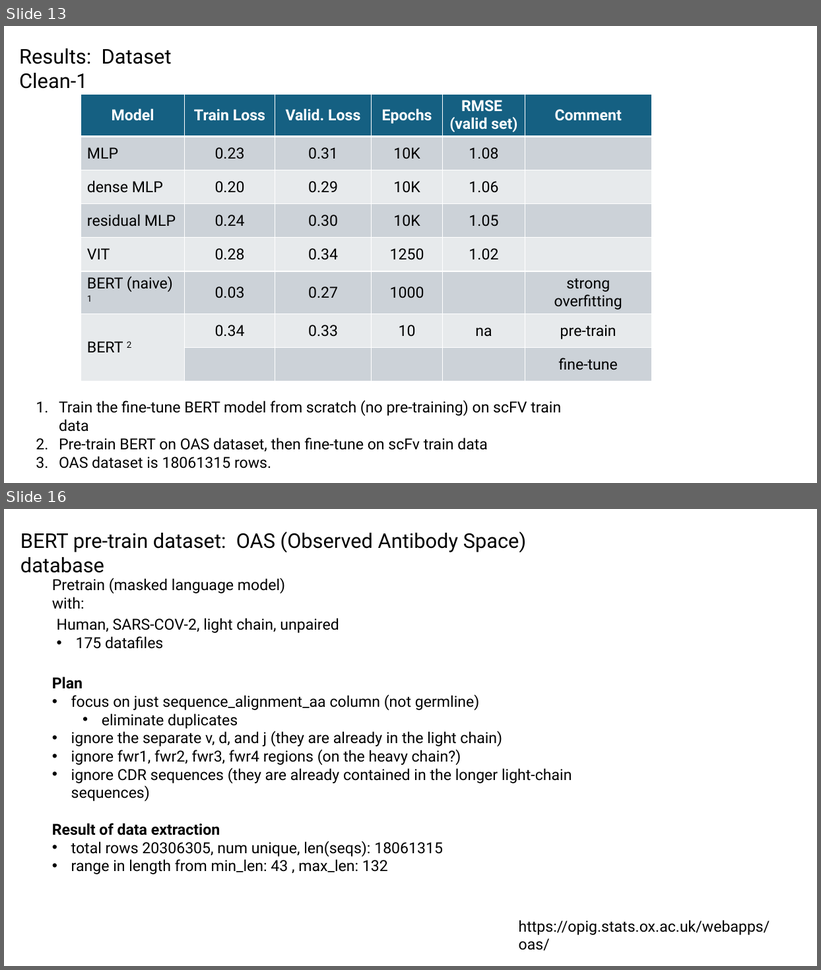
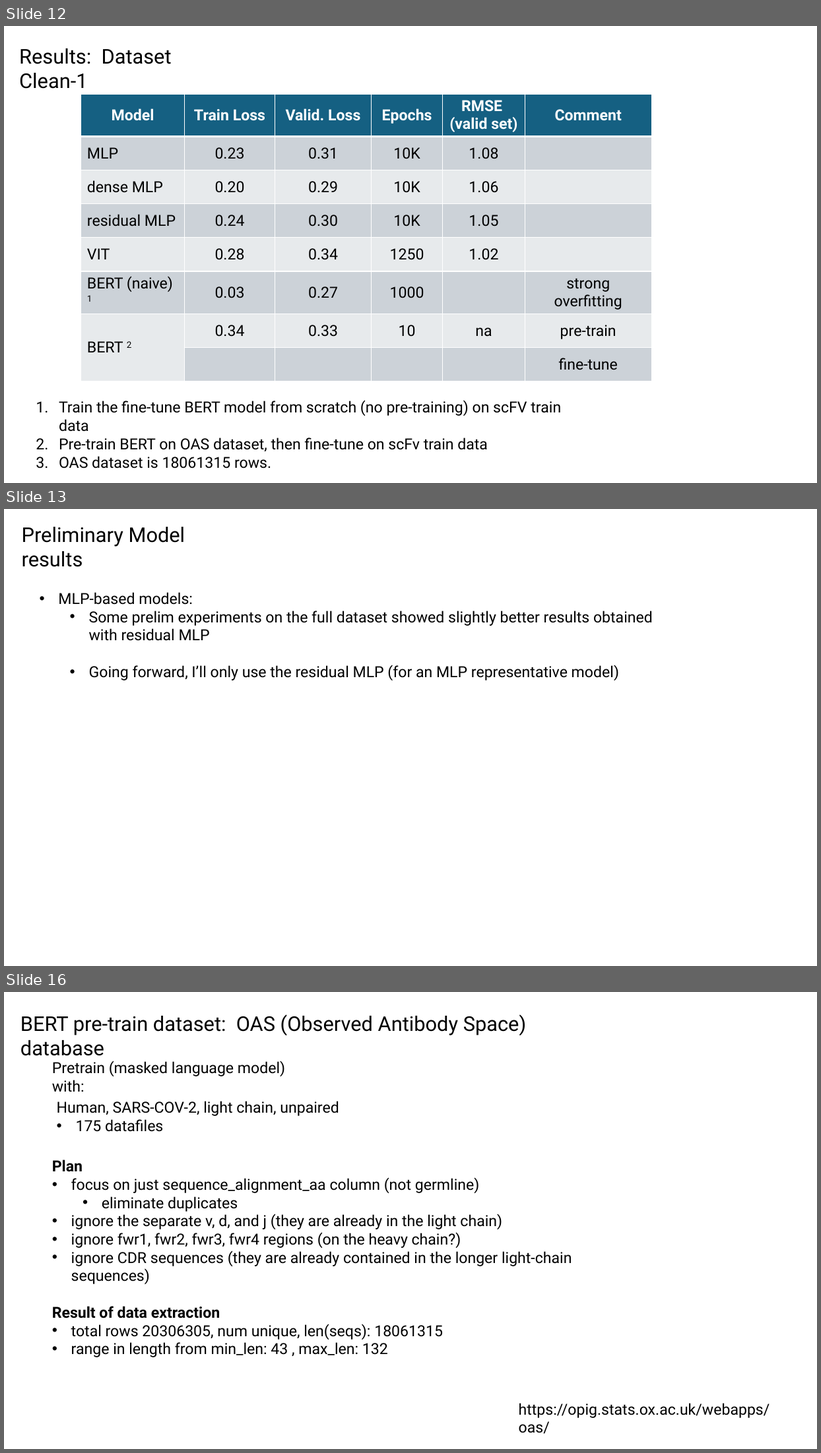
Before and after one commit to planaria158/BERT-antibody-antigen-binding-energy, a slide deck: Homework-aAlphaBio.pptx. Shown one above the other, each under a label of ours: slides 13 and 16 before the commit, slides 12, 13 and 16 after it; the slides between them are not shown. The pictures are 821x970 and 821x1453 pixels, drawn with LibreOffice and Linux fonts; fonts in the diff are those of the drawing. Boxes give left, top, right and bottom in pixels: in the first picture for what was removed or moved away, otherwise in the second. Text is boxed around its words. In the diff, an @@ line names an element or a change of style, - is before the commit and + after.

```diff
--- a/Homework-aAlphaBio.pptx
+++ b/Homework-aAlphaBio.pptx
@@ slide 13 added at box(4, 509, 817, 966), background #FFFFFF @@
@@ text added at box(22, 527, 186, 567), 24 pt, text #000000 @@
+Preliminary Model results
@@ text added at box(58, 592, 653, 681), 18 pt, text #000000 @@
+• MLP-based models:
+  • Some prelim experiments on the full dataset showed slightly better results obtained with residual MLP
+  • Going forward, I’ll only use the residual MLP (for an MLP representative model)
@@ what was slide 13 is now slide 12 @@
```
Also in this commit, not shown: 7 slides changed, 2 other slides added, 2 slides removed.
